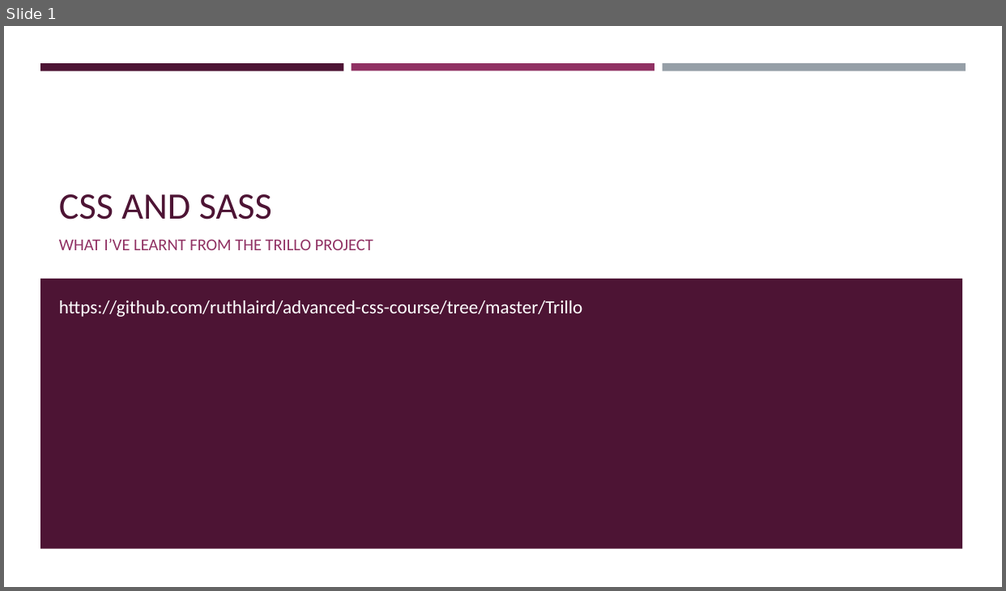
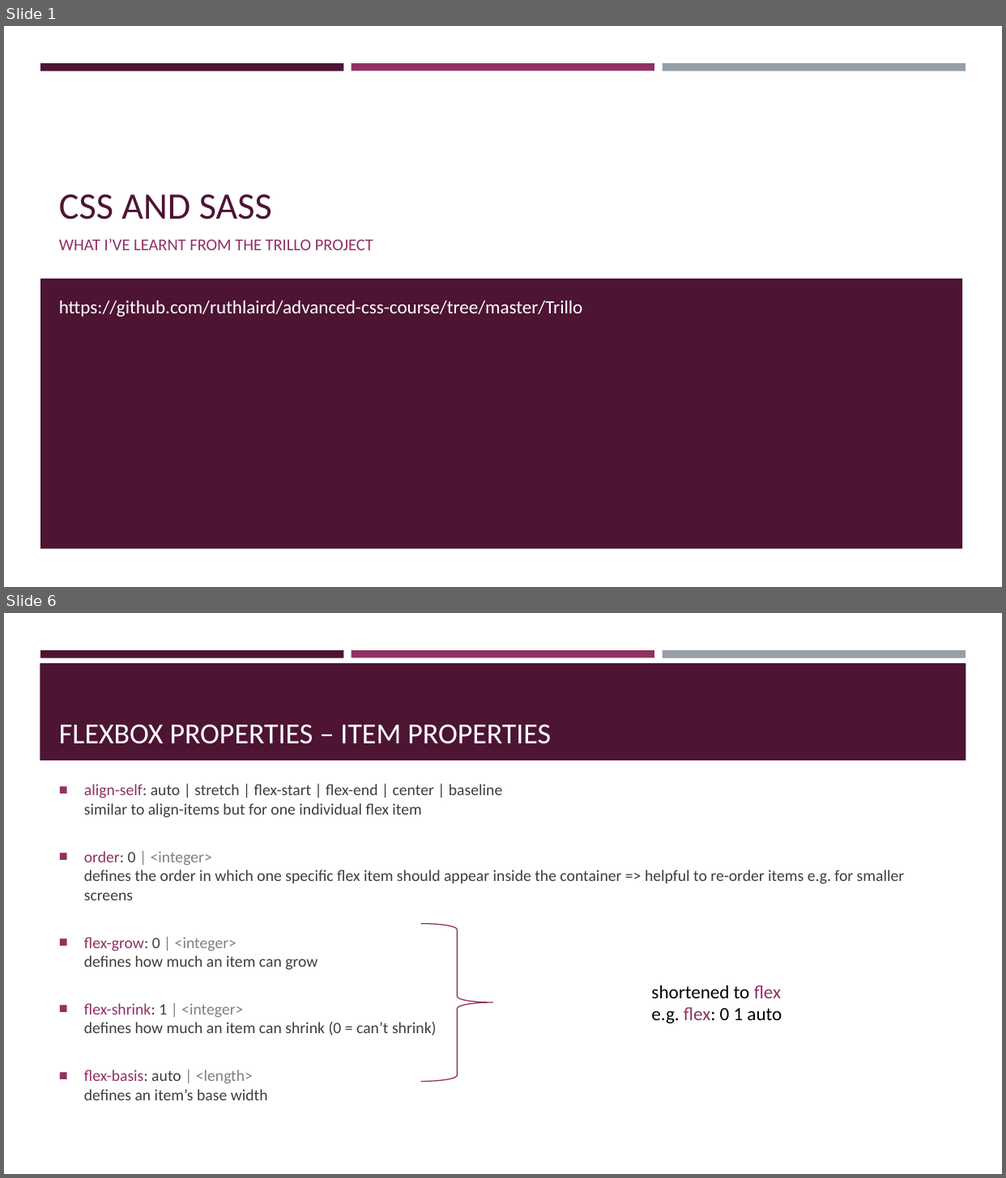
Before and after one commit to ruthlaird/advanced-css-course, a slide deck: Trillo/presentation/Trillo project - what I learnt.pptx. Shown one above the other, each under a label of ours: slide 1 before the commit, slides 1 and 6 after it; the slides between them are not shown. The pictures are 1006x591 and 1006x1178 pixels, drawn with LibreOffice and Linux fonts; fonts in the diff are those of the drawing. Boxes give left, top, right and bottom in pixels: in the first picture for what was removed or moved away, otherwise in the second. Text is boxed around its words. In the diff, an @@ line names an element or a change of style, - is before the commit and + after.

```diff
--- a/Trillo/presentation/Trillo project - what I learnt.pptx
+++ b/Trillo/presentation/Trillo project - what I learnt.pptx
@@ slide 6 added at <box>4,613,1002,1174</box>, background #FFFFFF; not listed: 3 template elements that a slide beside it also shows @@
@@ rectangle added at <box>40,663,966,760</box>, fill #4D1434 @@
@@ title added at <box>59,724,551,744</box>, 28 pt, text #FFFFFF @@
+FLEXBOX PROPERTIES – ITEM PROPERTIES
@@ text added at <box>84,784,904,1101</box>, 15.3 pt, text #3D3D3D @@
+■ align-self: auto | stretch | flex-start | flex-end | center | baseline
+  similar to align-items but for one individual flex item
+■ order: 0 | <integer>
+  defines the order in which one specific flex item should appear inside the container => helpful to re-order items e.g. for smaller screens
+■ flex-grow: 0 | <integer>
+  defines how much an item can grow
+■ flex-shrink: 1 | <integer>
+  defines how much an item can shrink (0 = can’t shrink)
+■ flex-basis: auto | <length>
+  defines an item’s base width
@@ right brace added at <box>422,924,493,1082</box>, outline #903163 1 pt @@
@@ text added at <box>651,986,782,1024</box>, 18 pt, text #000000 @@
+shortened to flex
+e.g. flex: 0 1 auto
```
Also in this commit, not shown: 16 other slides added, 8 other files.
